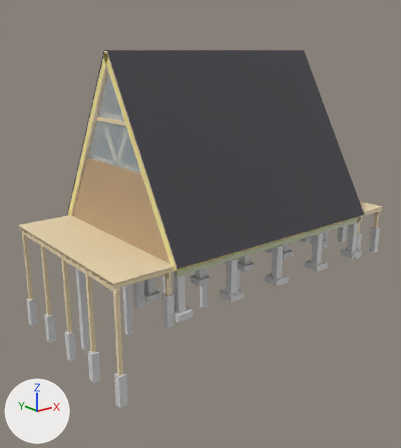
The glTF model project/a/cabin2/cabin2.glb as it was, and as the next commit left it.
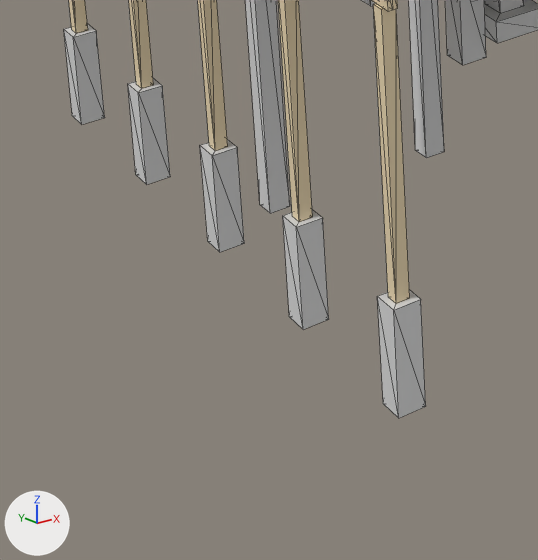
The first picture shows the older version from a 50 mm lens placed at (-15.75, -18.59, 8.0), pointed at (-0.85, 0.04, 0.55). The close-ups show the older and then the newer version on the part from 2% to 40% of the width and 65% to 100% of the height of that picture. Only the edits that show in the close-ups are written down. The lights are fixed; the arrows at lower left show +X, +Y and +Z. The close-ups show mesh edges as thin lines. Where no turn or scale is listed for an object, it has been applied to the vertices. Vertices at exactly the same position are counted once.

Before the edit, the objects in view are built like this:
```python
ob_deck_pile_w00 = bpy.data.objects.new('deck_pile_W00', me_deck_pile_w00)
ob_deck_pile_w00.location = (-7.47, -3.85, -3.2)
ob_deck_pile_w01 = bpy.data.objects.new('deck_pile_W01', me_deck_pile_w01)
ob_deck_pile_w01.location = (-7.47, -1.93, -3.2)
ob_deck_pile_w02 = bpy.data.objects.new('deck_pile_W02', me_deck_pile_w02)
ob_deck_pile_w02.location = (-7.47, 0.0, -3.2)
ob_deck_pile_w03 = bpy.data.objects.new('deck_pile_W03', me_deck_pile_w03)
ob_deck_pile_w03.location = (-7.47, 1.93, -3.2)
ob_deck_pile_w04 = bpy.data.objects.new('deck_pile_W04', me_deck_pile_w04)
ob_deck_pile_w04.location = (-7.47, 3.85, -3.2)
ob_footing_1_0 = bpy.data.objects.new('footing_1_0', me_footing_1_0)
ob_footing_1_0.location = (-4.97, -2.0, -1.02)
# me_deck_pile_w00
# before: 0 (-0.15, -0.15, -0.6) at pixel (398, 418), 2 (-0.15, 0.15, -0.6) at pixel (383, 403), 4 (0.15, -0.15, -0.6) at pixel (425, 406), 6 (0.15, 0.15, -0.6)
# me_deck_pile_w01
# before: 0 (-0.15, -0.15, -0.6) at pixel (303, 329), 2 (-0.15, 0.15, -0.6) at pixel (289, 316), 4 (0.15, -0.15, -0.6) at pixel (328, 319), 6 (0.15, 0.15, -0.6)
# me_deck_pile_w02
# before: 0 (-0.15, -0.15, -0.6) at pixel (219, 252), 2 (-0.15, 0.15, -0.6) at pixel (207, 241), 4 (0.15, -0.15, -0.6) at pixel (244, 243), 6 (0.15, 0.15, -0.6)
# me_deck_pile_w03
# before: 0 (-0.15, -0.15, -0.6) at pixel (146, 184), 2 (-0.15, 0.15, -0.6) at pixel (135, 174), 4 (0.15, -0.15, -0.6) at pixel (170, 176), 6 (0.15, 0.15, -0.6)
# me_deck_pile_w04
# before: 0 (-0.15, -0.15, -0.6) at pixel (81, 124), 2 (-0.15, 0.15, -0.6) at pixel (72, 115), 4 (0.15, -0.15, -0.6) at pixel (104, 117), 6 (0.15, 0.15, -0.6)
# also in view: 'deck_post_W00' at (-7.47, -3.85, -1.07); 'deck_pile_W11' at (-5.43, -1.92, -0.8); 'deck_post_W03' at (-7.47, 1.92, -1.07); 'deck_post_W02' at (-7.47, 0.0, -1.07); 'bored_pile_N1' at (-2.49, 3.92, -2.78)
```
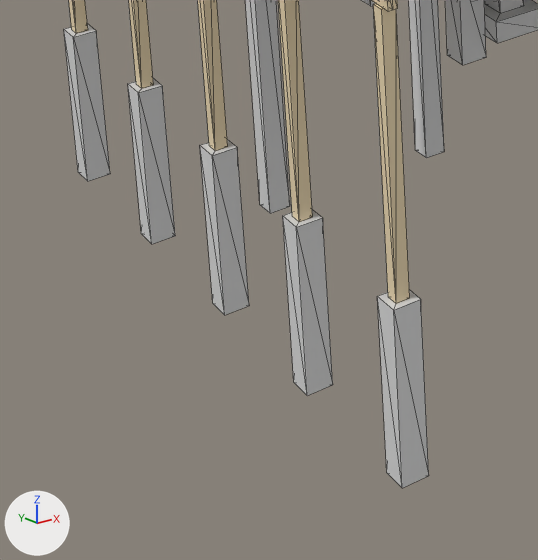
Where the newer file only moved an object's origin or applied its transform, the numbers keep the older frame.

What the commit changed:
me_deck_pile_w00 is used by ob_deck_pile_w00; location (-7.47, -3.85, -3.2).
me_deck_pile_w00 had 8 vertices, 12 faces and spanned x -0.15..0.15, y -0.15..0.15, z -0.6..0.6.
me_deck_pile_w00 now has 8 vertices, 12 faces and spans x -0.15..0.15, y -0.15..0.15, z -1.4..0.6.
Part 1, on me_deck_pile_w00:
Vertices 0, 2, 4, 6 of me_deck_pile_w00 move by (0.0, 0.0, -0.8).
me_deck_pile_w01 is used by ob_deck_pile_w01; location (-7.47, -1.93, -3.2).
me_deck_pile_w01 had 8 vertices, 12 faces and spanned x -0.15..0.15, y -0.15..0.15, z -0.6..0.6.
me_deck_pile_w01 now has 8 vertices, 12 faces and spans x -0.15..0.15, y -0.15..0.15, z -1.4..0.6.
Part 2, on me_deck_pile_w01:
Vertices 0, 2, 4, 6 of me_deck_pile_w01 move by (0.0, 0.0, -0.8).
me_deck_pile_w02 is used by ob_deck_pile_w02; location (-7.47, 0.0, -3.2).
me_deck_pile_w02 had 8 vertices, 12 faces and spanned x -0.15..0.15, y -0.15..0.15, z -0.6..0.6.
me_deck_pile_w02 now has 8 vertices, 12 faces and spans x -0.15..0.15, y -0.15..0.15, z -1.4..0.6.
Part 3, on me_deck_pile_w02:
Vertices 0, 2, 4, 6 of me_deck_pile_w02 move by (0.0, 0.0, -0.8).
me_deck_pile_w03 is used by ob_deck_pile_w03; location (-7.47, 1.93, -3.2).
me_deck_pile_w03 had 8 vertices, 12 faces and spanned x -0.15..0.15, y -0.15..0.15, z -0.6..0.6.
me_deck_pile_w03 now has 8 vertices, 12 faces and spans x -0.15..0.15, y -0.15..0.15, z -1.4..0.6.
Part 4, on me_deck_pile_w03:
Vertices 0, 2, 4, 6 of me_deck_pile_w03 move by (0.0, 0.0, -0.8).
me_deck_pile_w04 is used by ob_deck_pile_w04; location (-7.47, 3.85, -3.2).
me_deck_pile_w04 had 8 vertices, 12 faces and spanned x -0.15..0.15, y -0.15..0.15, z -0.6..0.6.
me_deck_pile_w04 now has 8 vertices, 12 faces and spans x -0.15..0.15, y -0.15..0.15, z -1.4..0.6.
Part 5, on me_deck_pile_w04:
Vertices 0, 2, 4, 6 of me_deck_pile_w04 move by (0.0, 0.0, -0.8).

Changed parts and their boxes [x1, y1, x2, y2] in the close-ups (538 x 560 px; the box of a moved part takes in the faces that stretch with it):
'deck_pile_W00', reshaped (8% wider, 54% taller): before [377, 290, 425, 418]; after [377, 290, 429, 488]
'deck_pile_W01', reshaped (9% wider, 56% taller): before [283, 210, 329, 329]; after [283, 210, 333, 396]
'deck_pile_W02', reshaped (11% wider, 55% taller): before [200, 139, 244, 252]; after [200, 139, 249, 315]
'deck_pile_W03', reshaped (12% wider, 56% taller): before [128, 78, 170, 184]; after [128, 78, 175, 244]
'deck_pile_W04', reshaped (12% wider, 56% taller): before [64, 24, 105, 124]; after [64, 24, 110, 181]
part 1 of me_deck_pile_w00, moved or reshaped: before [378, 300, 425, 418]; after [378, 300, 429, 488]
part 2 of me_deck_pile_w01, moved or reshaped: before [283, 220, 329, 329]; after [283, 220, 333, 396]
part 3 of me_deck_pile_w02, moved or reshaped: before [200, 150, 244, 252]; after [200, 150, 249, 315]
part 4 of me_deck_pile_w03, moved or reshaped: before [128, 90, 170, 184]; after [128, 90, 175, 244]
part 5 of me_deck_pile_w04, moved or reshaped: before [64, 37, 105, 124]; after [64, 37, 110, 181]
